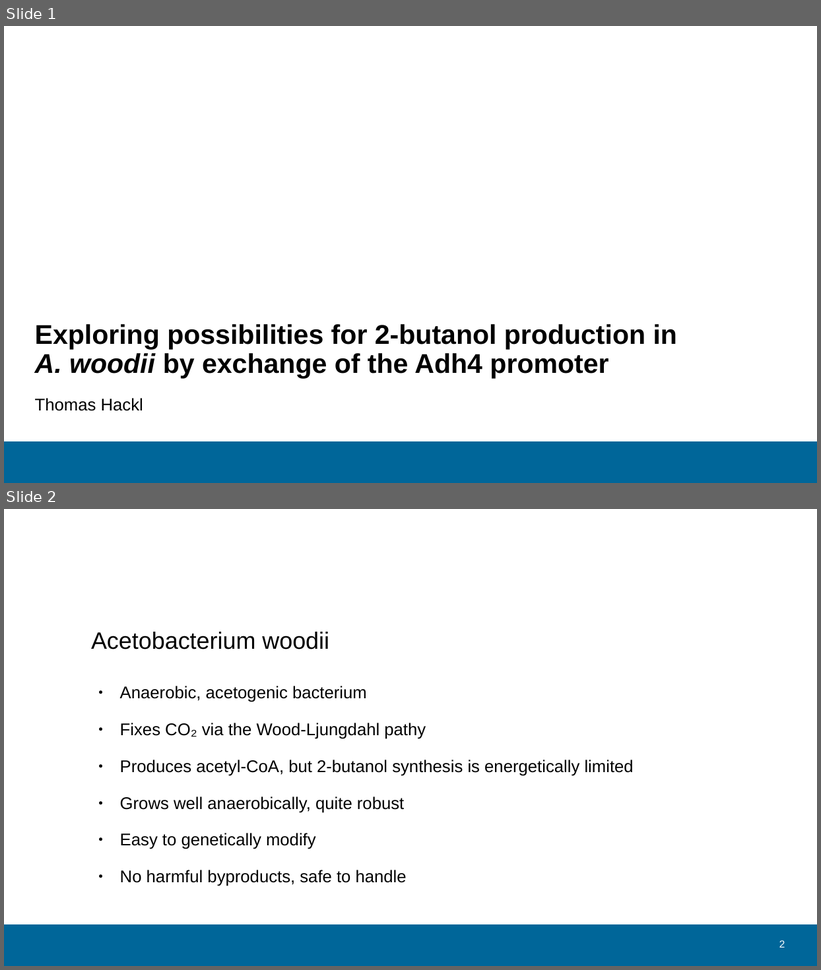
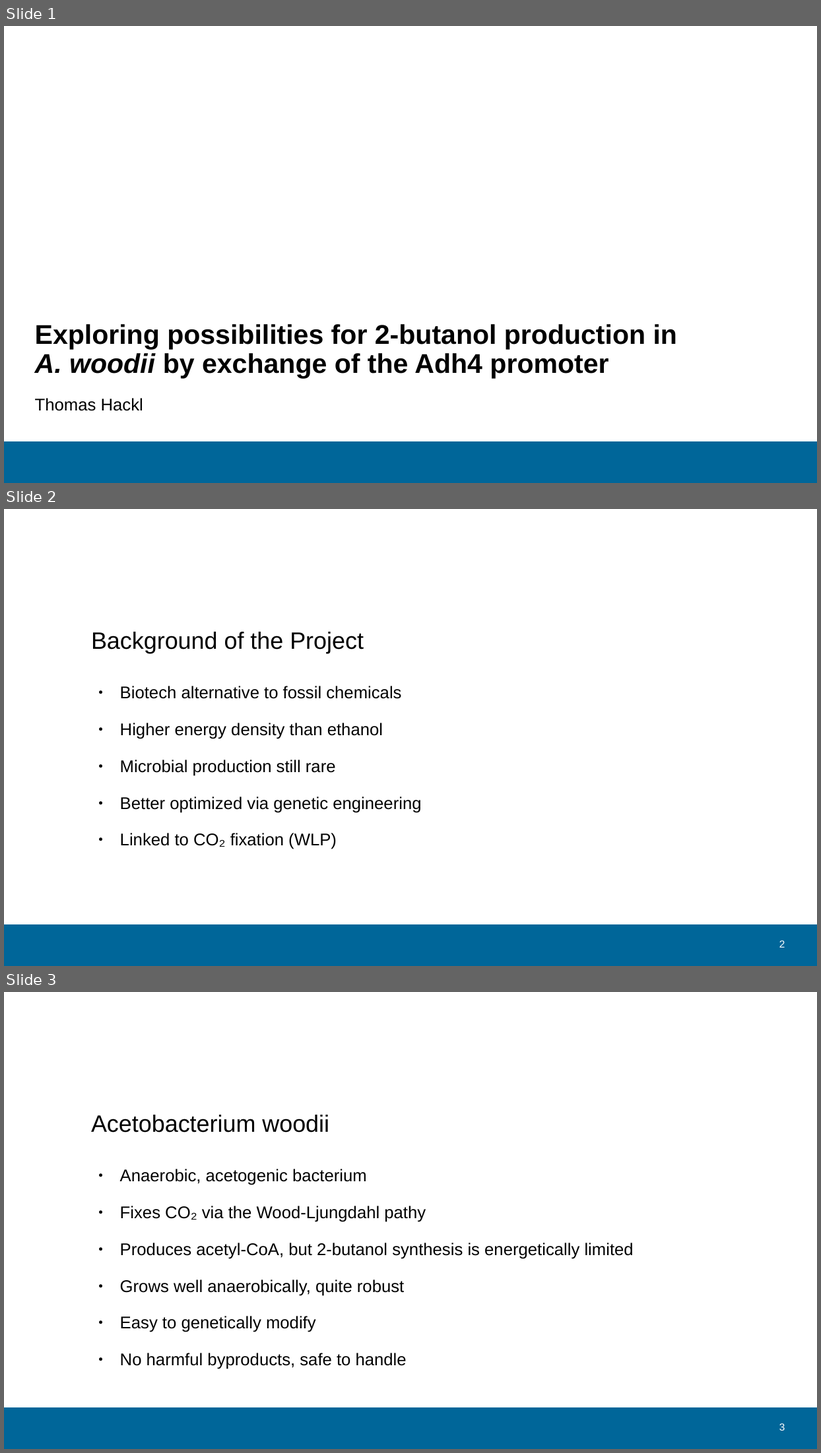
Before and after one commit to sheepfreak221/BSc-Arbeit, a slide deck: präsentation/bsc_version_03_06.odp. Shown one above the other, each under a label of ours: slides 1 and 2 before the commit, slides 1, 2 and 3 after it. The pictures are 821x970 and 821x1453 pixels, drawn with LibreOffice and Linux fonts; fonts in the diff are those of the drawing; background and template pictures are left out. Boxes give left, top, right and bottom in pixels: in the first picture for what was removed or moved away, otherwise in the second. Text is boxed around its words. In the diff, an @@ line names an element or a change of style, - is before the commit and + after.

```diff
--- a/präsentation/bsc_version_03_06.odp
+++ b/präsentation/bsc_version_03_06.odp
@@ slide 2 added at (x1=4, y1=509, x2=817, y2=966), background #FFFFFF; not listed: 1 template element that a slide beside it also shows @@
@@ title added at (x1=91, y1=632, x2=364, y2=654), 28 pt, text #000000 @@
+Background of the Project
@@ text added at (x1=120, y1=686, x2=421, y2=850), 20 pt, text #000000 @@
+● Biotech alternative to fossil chemicals
+● Higher energy density than ethanol
+● Microbial production still rare
+● Better optimized via genetic engineering
+● Linked to CO₂ fixation (WLP)
@@ page number added at (x1=780, y1=941, x2=785, y2=948), 12 pt, text #FFFFFF @@
+2
@@ what was slide 2 is now slide 3 @@
@@ page number at (x1=780, y1=1424, x2=785, y2=1431): text changed @@
-2
+3
```
Also in this commit, not shown: 1 slide changed, 1 other file.
